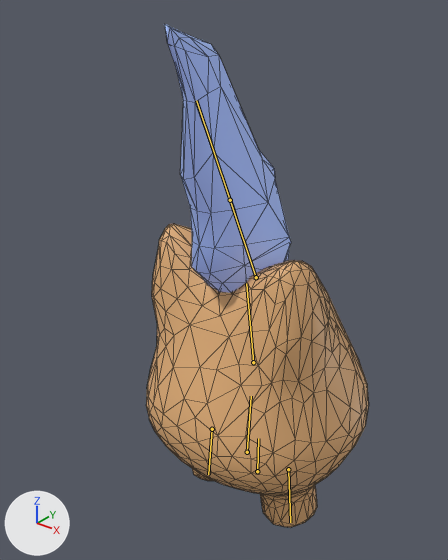
What one commit did to the FBX model Assets/Art/Models/Enemies/Siftling Golem/Siftling-Golem-Model.fbx.
Both versions are drawn from a 50 mm lens placed at (3.54, -5.13, 5.94), pointed at (-0.05, -0.64, 3.16). Every picture has the same lights, and +X, +Y and +Z are marked at lower left. The first picture is the older version. The bones that change, and the others that lie on the model, are drawn over the model as lines. Mesh edges are drawn as thin lines.
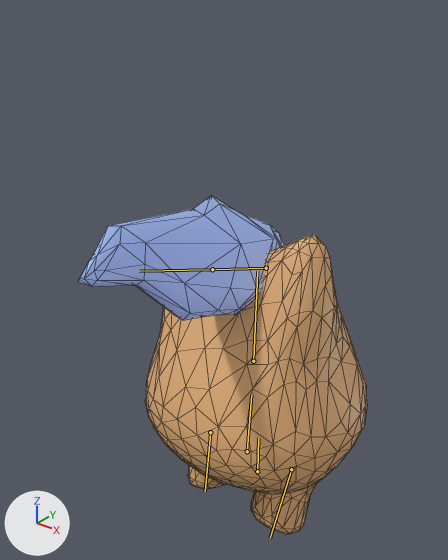
The newer file adds an action. The first version stands in its rest pose; the second is drawn at frame 60 of the action 'Siftling_WindIdle'.

Pixel boxes [x1, y1, x2, y2] of what changed, in the pictures (448 x 560 px):
'Cube', posed: before [146, 224, 369, 528]; after [145, 235, 367, 534]
'Cube.001', posed: before [164, 24, 291, 293]; after [78, 196, 284, 320]
bone 'Bone.001', root to tip: before (253, 362) to (246, 283); after (253, 361) to (257, 271)
bone 'Bone.002', root to tip: before (256, 277) to (230, 200); after (266, 268) to (212, 269)
bone 'Leg.L', root to tip: before (212, 429) to (208, 474); after (210, 432) to (205, 491)
bone 'Leg.R', root to tip: before (288, 469) to (290, 522); after (291, 469) to (270, 538)

The change, as a diff of the scene's bpy script:
```diff
--- a/Assets/Art/Models/Enemies/Siftling Golem/Siftling-Golem-Model.fbx.py
+++ b/Assets/Art/Models/Enemies/Siftling Golem/Siftling-Golem-Model.fbx.py
@@ bone_bone_003 @@
 bone_bone_003 = bpy.data.objects['Armature'].pose.bones['Bone.003']  # child of 'Bone.004'
-bone_bone_003.scale = (1.0, 1.0, 1.0)
+bone_bone_003.scale = (0.99, 1.01, 0.99)
@@ bone_bone_001 @@
 bone_bone_001 = bpy.data.objects['Armature'].pose.bones['Bone.001']  # child of 'Bone'
-bone_bone_001.rotation_quaternion = (1.0, 0.0, 0.0, 0.0)  # degrees (0, 0, 0)
+bone_bone_001.rotation_quaternion = (0.993, -0.113, 0.007, 0.015)  # degrees (-13, 1, 2)
@@ bone_bone_002 @@
 bone_bone_002 = bpy.data.objects['Armature'].pose.bones['Bone.002']  # child of 'Bone.001'
-bone_bone_002.rotation_quaternion = (1.0, 0.0, 0.0, 0.0)  # degrees (0, 0, 0)
+bone_bone_002.rotation_quaternion = (0.852, 0.484, 0.186, 0.066)  # degrees (61, 15, 18)
@@ bone_leg_l @@
 bone_leg_l = bpy.data.objects['Armature'].pose.bones['Leg.L']  # child of 'Bone'
-bone_leg_l.location = (0.0, 0.0, 0.0)
-bone_leg_l.rotation_quaternion = (1.0, 0.0, 0.0, 0.0)  # degrees (0, 0, 0)
+bone_leg_l.location = (0.01, 0.05, 0.02)
+bone_leg_l.rotation_quaternion = (0.985, 0.142, 0.016, 0.099)  # degrees (16, 0, 12)
@@ bone_leg_r @@
 bone_leg_r = bpy.data.objects['Armature'].pose.bones['Leg.R']  # child of 'Bone'
-bone_leg_r.location = (0.0, 0.0, 0.0)
-bone_leg_r.rotation_quaternion = (1.0, 0.0, 0.0, 0.0)  # degrees (0, 0, 0)
+bone_leg_r.location = (-0.01, 0.04, -0.05)
+bone_leg_r.rotation_quaternion = (0.943, 0.333, -0.023, -0.002)  # degrees (39, -2, -1)
```
